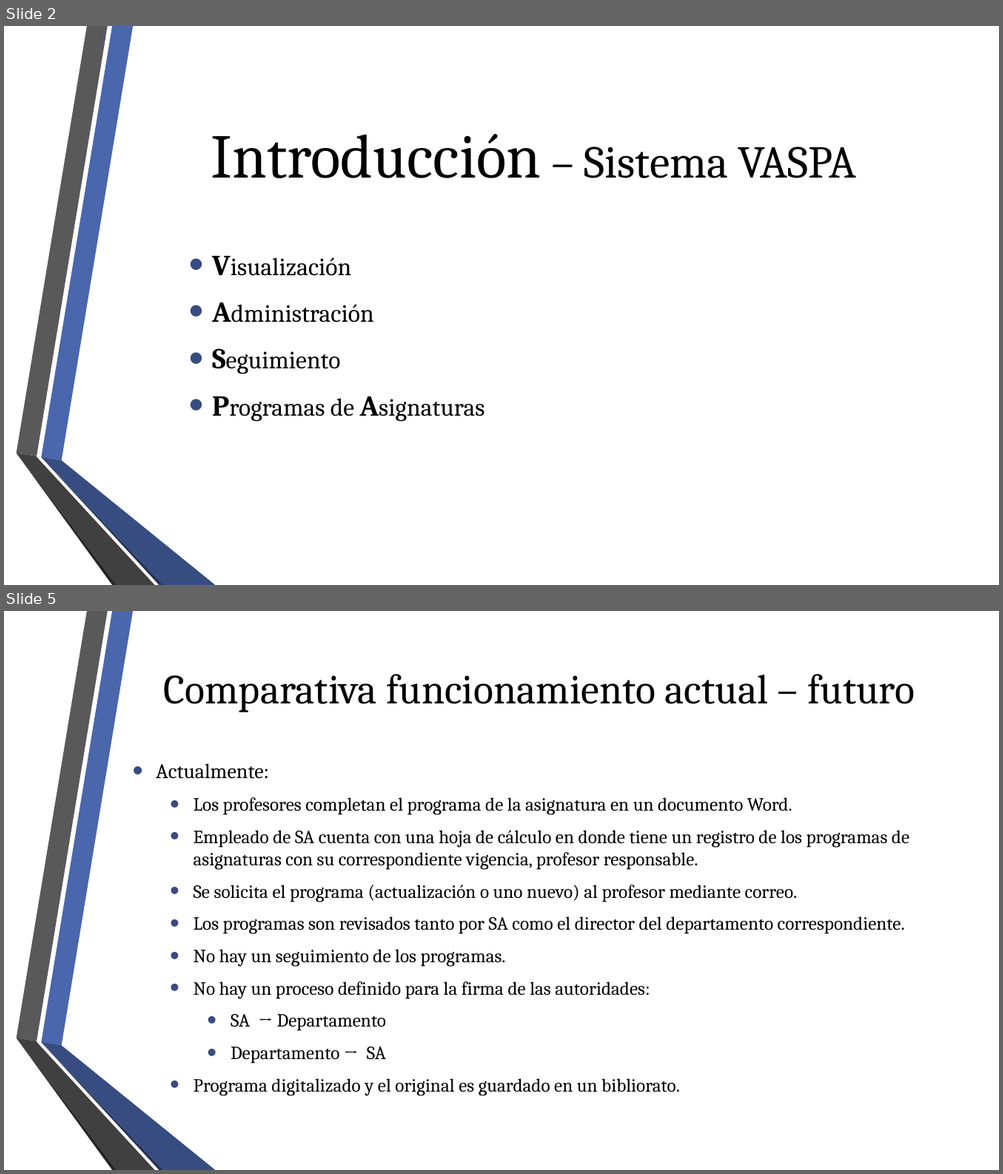
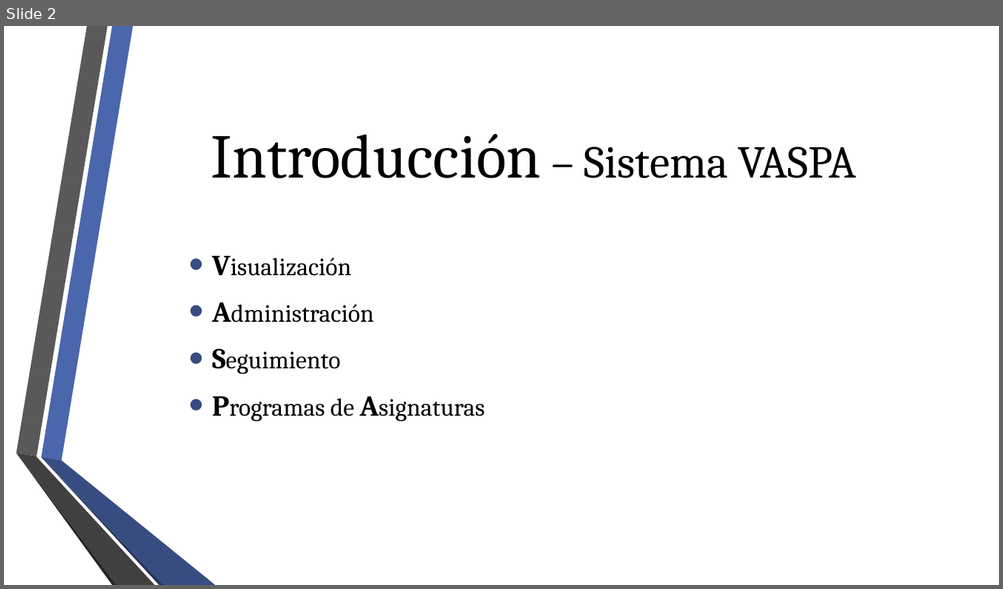
Before and after one commit to fge23/Sistema-VASPA, a slide deck: Presentaciones/Presentación VASPA septiembre 2020/Presentación VASPA - Septiembre 2020.pptx. Shown one above the other, each under a label of ours: slides 2 and 5 before the commit, slide 2 after it; the slides between them are not shown. The pictures are 1003x1174 and 1003x589 pixels, drawn with LibreOffice and Linux fonts; fonts in the diff are those of the drawing; background and template pictures are left out. Boxes give left, top, right and bottom in pixels: in the first picture for what was removed or moved away, otherwise in the second. Text is boxed around its words. In the diff, an @@ line names an element or a change of style, - is before the commit and + after.

```diff
--- a/Presentaciones/Presentación VASPA septiembre 2020/Presentación VASPA - Septiembre 2020.pptx
+++ b/Presentaciones/Presentación VASPA septiembre 2020/Presentación VASPA - Septiembre 2020.pptx
@@ slide 5 removed at (x1=4, y1=611, x2=999, y2=1170), background picture (left out); not listed: 6 template elements that a slide beside it also shows @@
@@ title removed at (x1=164, y1=674, x2=914, y2=712) @@
-Comparativa funcionamiento actual – futuro
@@ text removed at (x1=156, y1=763, x2=909, y2=1096) @@
-• Actualmente:
-  • Los profesores completan el programa de la asignatura en un documento Word.
-  • Empleado de SA cuenta con una hoja de cálculo en donde tiene un registro de los programas de asignaturas con su correspondiente vigencia, profesor responsable.
-  • Se solicita el programa (actualización o uno nuevo) al profesor mediante correo.
-  • Los programas son revisados tanto por SA como el director del departamento correspondiente.
-  • No hay un seguimiento de los programas.
-  • No hay un proceso definido para la firma de las autoridades:
-    • SA → Departamento
-    • Departamento → SA
-  • Programa digitalizado y el original es guardado en un bibliorato.
```
Also in this commit, not shown: 1 slide changed, 15 slides added, 10 other slides removed, 1 other file.
